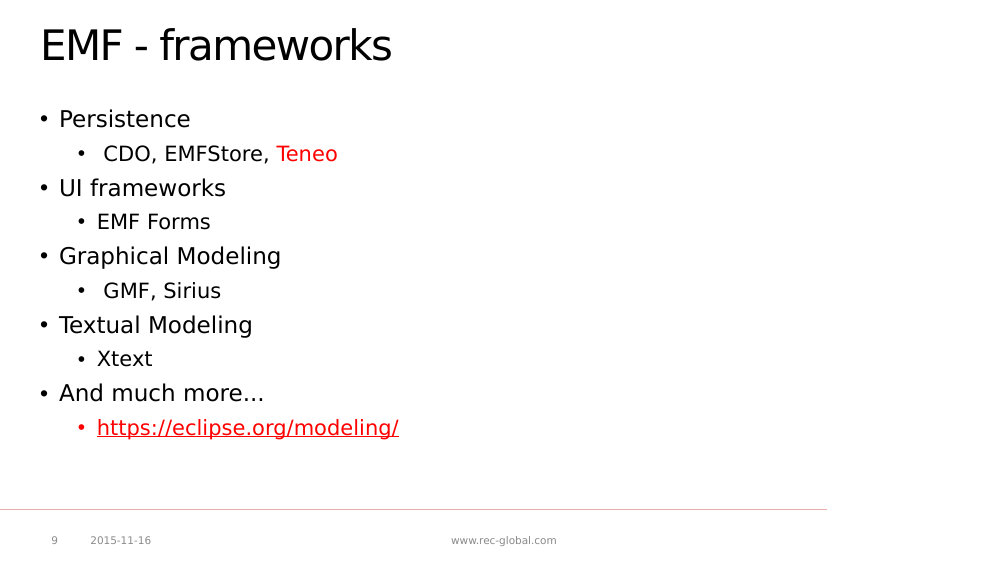
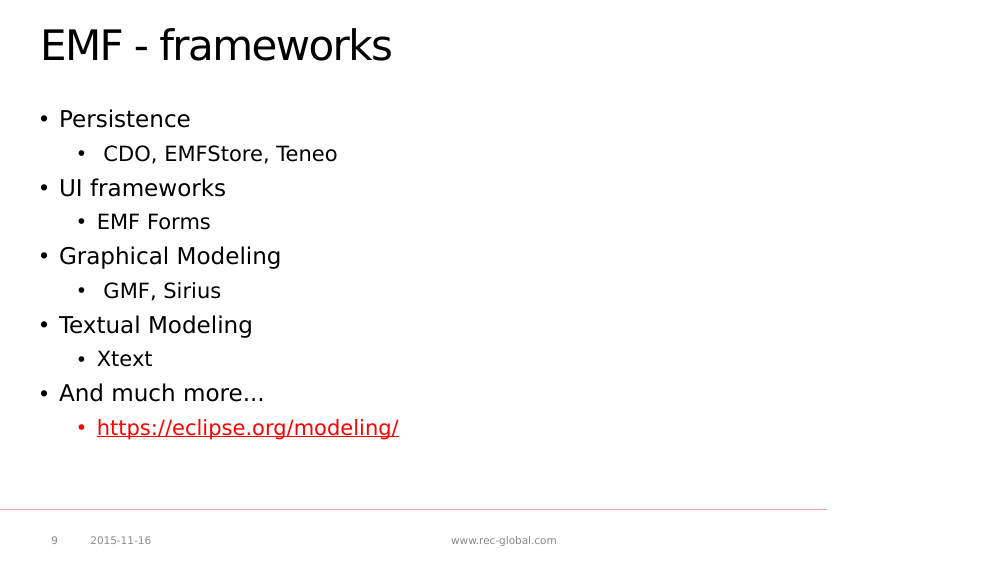
Before and after one commit to p-zalejko/jug_emf, a slide deck: slide 9 of JUG - EMF.pptx. Drawn at 1008x567 pixels with LibreOffice and Linux fonts; fonts in the diff are those of the drawing; background and template pictures are left out. Boxes give left, top, right and bottom in pixels: in the first picture for what was removed or moved away, otherwise in the second. Text is boxed around its words. In the diff, an @@ line names an element or a change of style, - is before the commit and + after.

Commit message:
updated a presentation

```diff
--- a/JUG - EMF.pptx
+++ b/JUG - EMF.pptx
@@ text at bbox=[103, 145, 337, 164]: text colour #FF0000 to #000000 in "Teneo" @@
```
